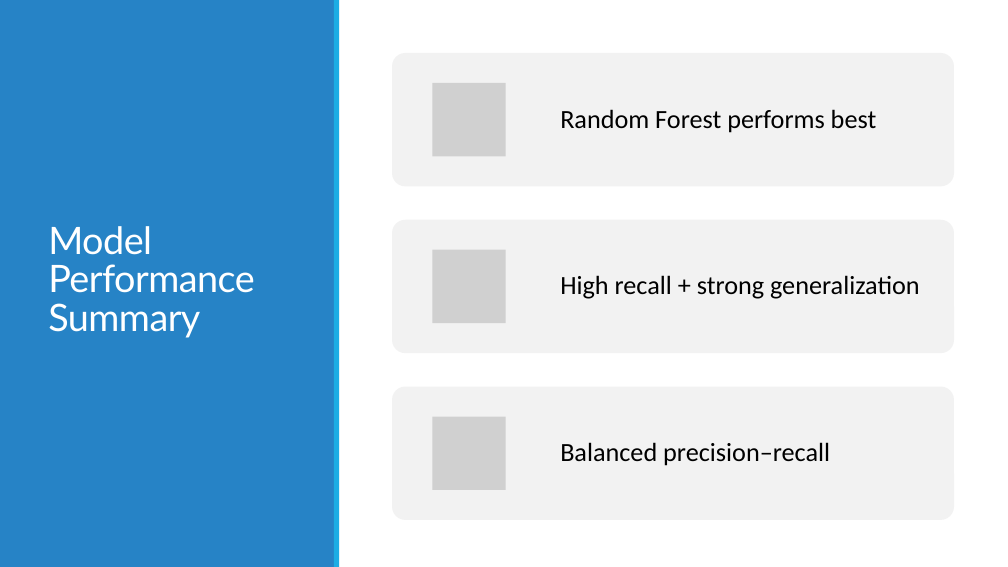
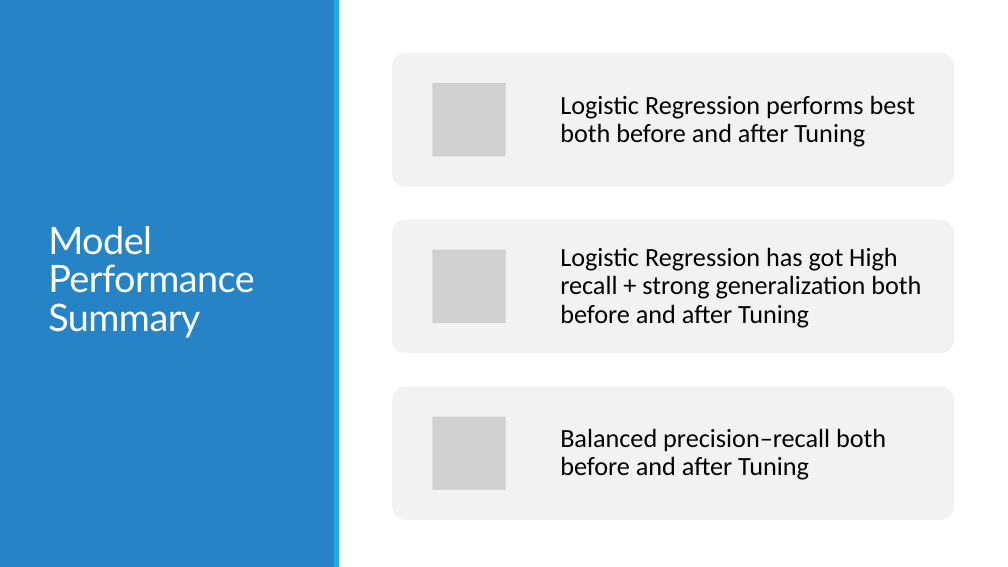
Before and after one commit to monikatyagiisc/customer-churn-prediction, a slide deck: slide 11 of reports/Customer_Churn_Prediction.pptx (slide 14 before the commit). Drawn at 1008x567 pixels with LibreOffice and Linux fonts; fonts in the diff are those of the drawing; grey boxes stand for pictures. Boxes give left, top, right and bottom in pixels: in the first picture for what was removed or moved away, otherwise in the second. Text is boxed around its words. In the diff, an @@ line names an element or a change of style, - is before the commit and + after.

```diff
--- a/reports/Customer_Churn_Prediction.pptx
+++ b/reports/Customer_Churn_Prediction.pptx
@@ text at (560,95,916,147): text changed @@
-Random Forest performs best
+Logistic Regression performs best both before and after Tuning
@@ text at (560,247,921,328): text changed @@
-High recall + strong generalization
+Logistic Regression has got High recall + strong generalization both before and after Tuning
@@ text at (560,428,886,480): text changed @@
-Balanced precision–recall
+Balanced precision–recall both before and after Tuning
```
Also in this commit, not shown: 7 other slides changed, 2 slides added, 5 slides removed.
